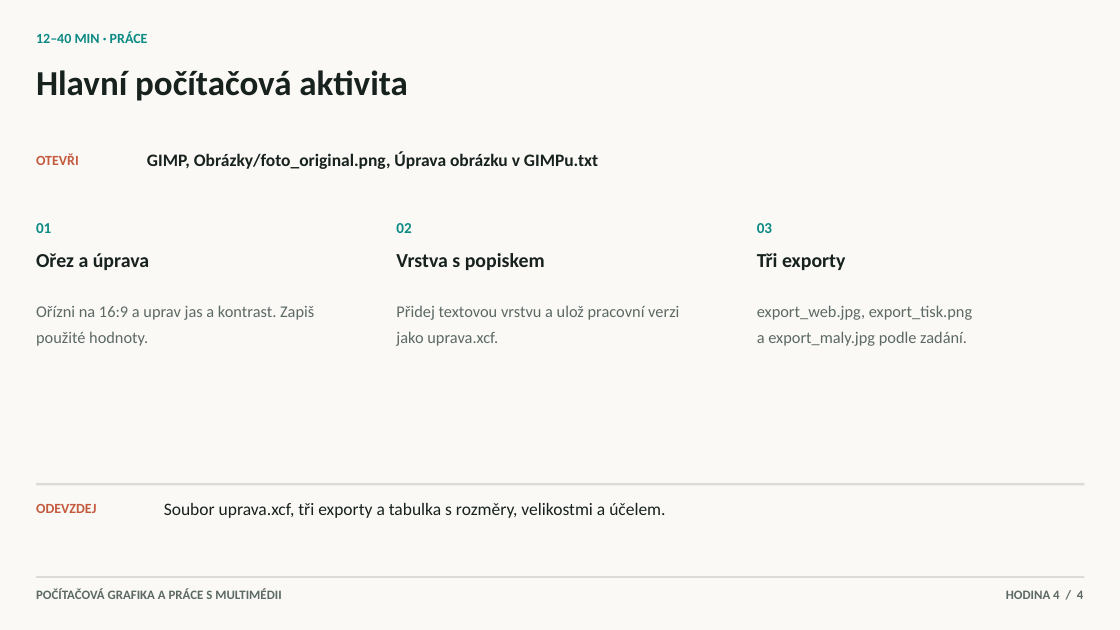
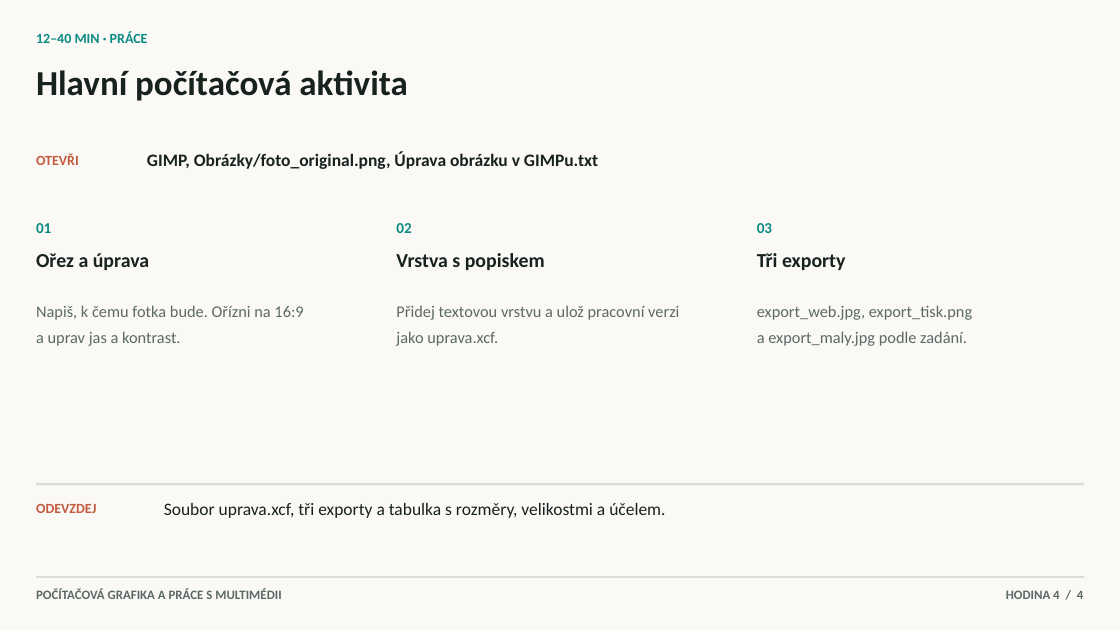
Before and after one commit to hlaska18/karel_hlas-web, a slide deck: slide 4 of public/materialy/1L/6/Prezentace k hodinám/4. Úprava fotografie v GIMPu.pptx. Drawn at 1120x630 pixels with LibreOffice and Linux fonts; fonts in the diff are those of the drawing. Boxes give left, top, right and bottom in pixels: in the first picture for what was removed or moved away, otherwise in the second. Text is boxed around its words. In the diff, an @@ line names an element or a change of style, - is before the commit and + after.

```diff
--- a/public/materialy/1L/6/Prezentace k hodinám/4. Úprava fotografie v GIMPu.pptx
+++ b/public/materialy/1L/6/Prezentace k hodinám/4. Úprava fotografie v GIMPu.pptx
@@ text at <box>36,305,303,346</box>: text changed @@
-Ořízni na 16:9 a uprav jas a kontrast. Zapiš použité hodnoty.
+Napiš, k čemu fotka bude. Ořízni na 16:9 a uprav jas a kontrast.
```
Also in this commit, not shown: 13 other files.
